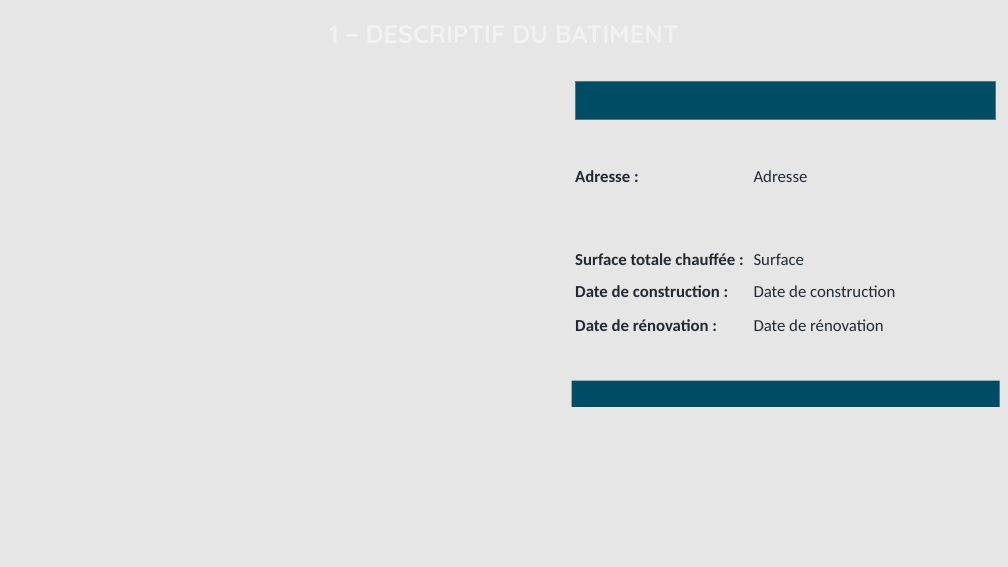
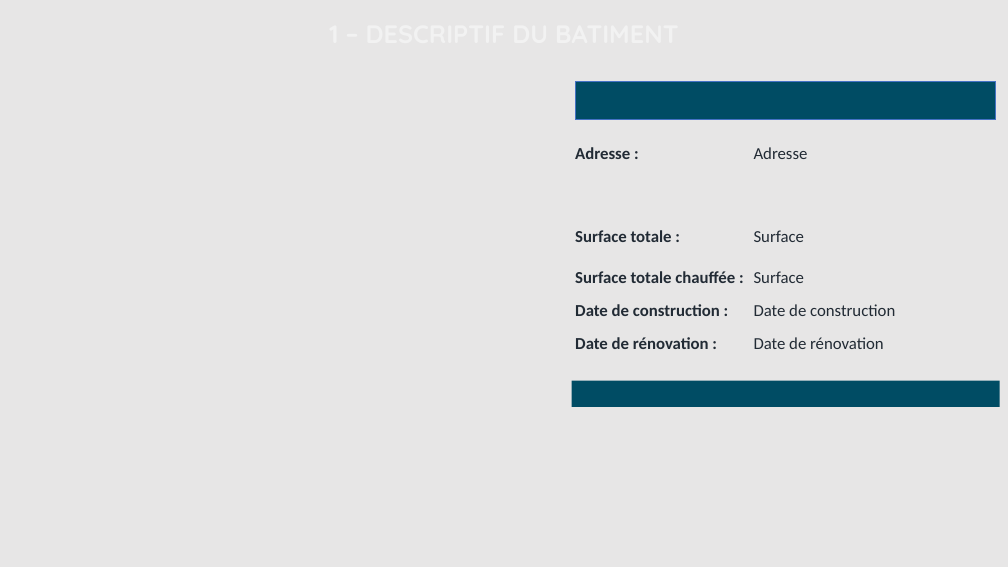
Before and after one commit to sigsieml/super-cep, a slide deck: slide 2 of app/src/main/assets/powerpointvierge.pptx. Drawn at 1008x567 pixels with LibreOffice and Linux fonts; fonts in the diff are those of the drawing; background and template pictures are left out. Boxes give left, top, right and bottom in pixels: in the first picture for what was removed or moved away, otherwise in the second. Text is boxed around its words. In the diff, an @@ line names an element or a change of style, - is before the commit and + after.

Commit message:
ajout surface total  #47

```diff
--- a/app/src/main/assets/powerpointvierge.pptx
+++ b/app/src/main/assets/powerpointvierge.pptx
@@ table at (575, 144, 997, 354) @@
+row 2: Surface totale : | Surface
@@ table: place and size @@
-table at (575, 166, 997, 335)
+table at (575, 144, 997, 354)
```
Also in this commit, not shown: 2 other files.
